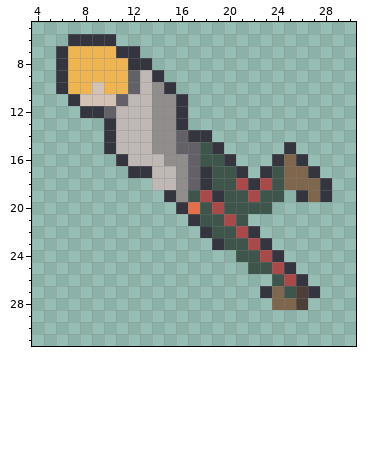
Two states of a pixel-art sprite, Sprites/Player/guy_left_1.png. This is how it looked before the edit.
The file is 32x32 pixels. Shown: x 4..30, y 5..31.
New version:
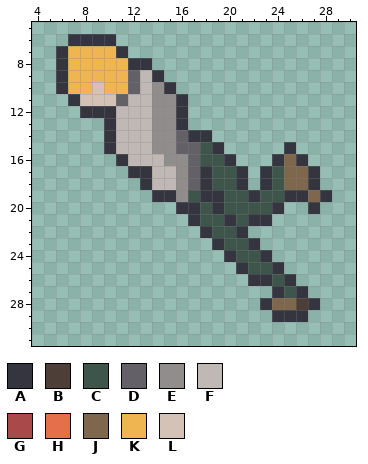
Palette (. is transparent): A #353540  B #4d3f38  C #3e554c  D #636167  E #918d8d  F #bfb8b4  G #a94949  H #e56f4b  J #7e674c  K #eeb551  L #d4c2b6
Edits made:
y 7: x 12 A -> .
y 12: x 10 D -> A
y 18: x 13 . -> A; x 21..23 GAG -> A.A; x 27..28 JA -> A.
y 19: x 14 . -> A; x 18 G -> A; x 22 G -> A; x 25 . -> A
y 20: x 17 H -> A; x 19 G -> A; x 24 . -> A; x 27 . -> A
y 21: x 20 G -> A; x 22..23 .. -> AA
y 22: x 21..22 GA -> A.
y 23: x 22..23 GA -> A.
y 24: x 20 . -> A; x 23..24 GA -> A.
y 25: x 21 . -> A; x 24..25 GA -> A.
y 26: x 22..23 .. -> AA; x 25..26 GA -> A.
y 27: x 23..24 AJ -> .A; x 26..27 BA -> A.
y 28: x 23 . -> A; x 27 . -> A
y 29: x 24..26 ... -> AAA
